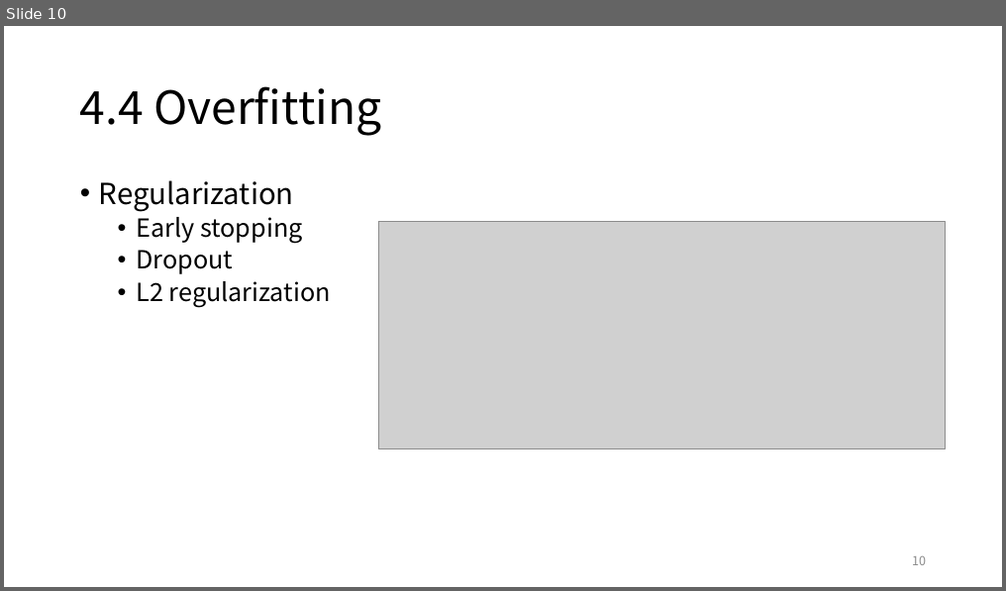
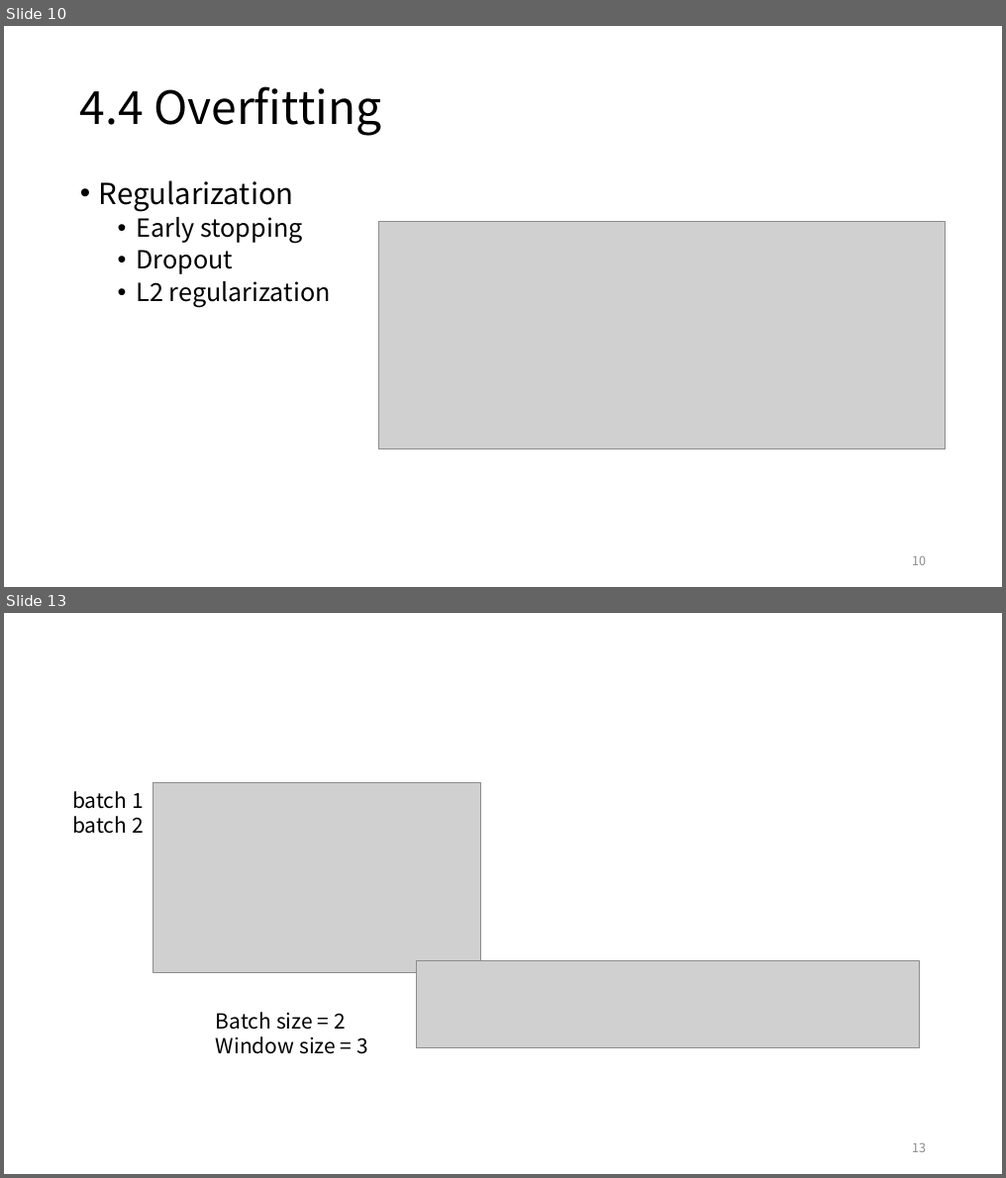
Before and after one commit to ggorr/MachineLearning, a slide deck: IDL/Ch04/IDL_Ch04.pptx. Shown one above the other, each under a label of ours: slide 10 before the commit, slides 10 and 13 after it; the slides between them are not shown. The pictures are 1006x591 and 1006x1178 pixels, drawn with LibreOffice and Linux fonts; fonts in the diff are those of the drawing; grey boxes stand for pictures. Boxes give left, top, right and bottom in pixels: in the first picture for what was removed or moved away, otherwise in the second. Text is boxed around its words. In the diff, an @@ line names an element or a change of style, - is before the commit and + after.

```diff
--- a/IDL/Ch04/IDL_Ch04.pptx
+++ b/IDL/Ch04/IDL_Ch04.pptx
@@ slide 13 added at box(4, 613, 1002, 1174), background #FFFFFF @@
@@ picture added at box(152, 783, 481, 972) @@
@@ text added at box(72, 791, 144, 834), 20 pt, text #000000 @@
+batch 1
+batch 2
@@ picture added at box(417, 961, 920, 1048) @@
@@ text added at box(216, 1012, 368, 1055), 20 pt, text #000000 @@
+Batch size = 2
+Window size = 3
@@ page number added at box(912, 1144, 926, 1153), 12 pt, text #8C8C8C @@
+13
```
Also in this commit, not shown: 1 slide changed, 3 other slides added.
